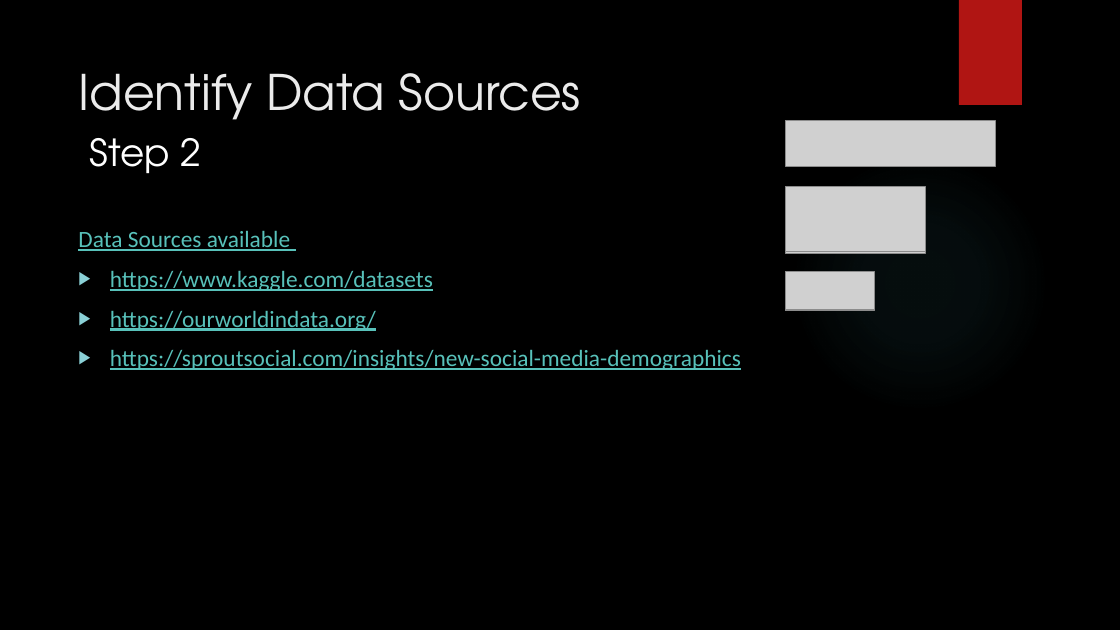
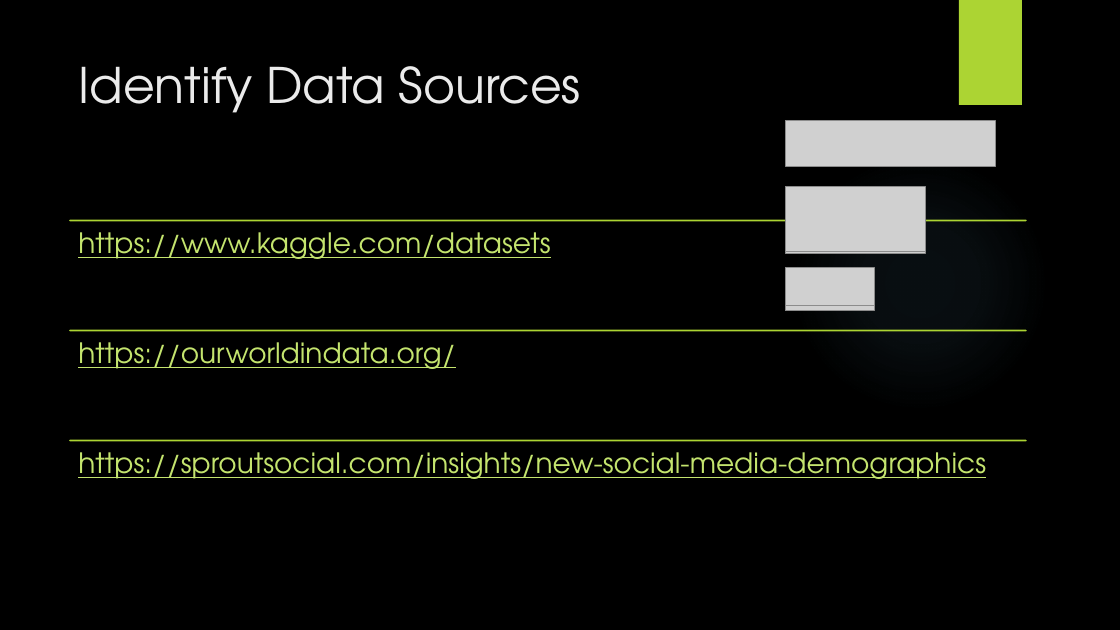
Before and after one commit to ludmilagd/SocialMediaUsageImpact, a slide deck: slide 5 of SocialMediaSuicideRate.pptx. Drawn at 1120x630 pixels with LibreOffice and Linux fonts; fonts in the diff are those of the drawing; grey boxes stand for pictures; background and template pictures are left out. Boxes give left, top, right and bottom in pixels: in the first picture for what was removed or moved away, otherwise in the second. Text is boxed around its words. In the diff, an @@ line names an element or a change of style, - is before the commit and + after.

Commit message:
Add plots for individual social media platforms

```diff
--- a/SocialMediaSuicideRate.pptx
+++ b/SocialMediaSuicideRate.pptx
@@ rectangle at bbox=[959, 0, 1022, 105]: fill #B01513 to #ACD433 @@
@@ title "Identify Data Sources": place and size @@
-title "Identify Data Sources" at bbox=[78, 73, 581, 120]
+title "Identify Data Sources" at bbox=[78, 66, 581, 113]
@@ text removed at bbox=[90, 138, 202, 174] @@
-Step 2
@@ ellipse at bbox=[791, 154, 1049, 413]: fill gradient #50B9C1 to gradient #7AC4F0 @@
@@ text removed at bbox=[78, 231, 741, 370] @@
-Data Sources available
-▶ https://www.kaggle.com/datasets
-▶ https://ourworldindata.org/
-▶ https://sproutsocial.com/insights/new-social-media-demographics
@@ group added at bbox=[70, 220, 1026, 479]: 3 lines, 3 texts @@
+https://www.kaggle.com/datasets
+https://ourworldindata.org/
+https://sproutsocial.com/insights/new-social-media-demographics
```
Also in this commit, not shown: 10 other slides changed, 3 slides added, 2 slides removed, 40 other files.
